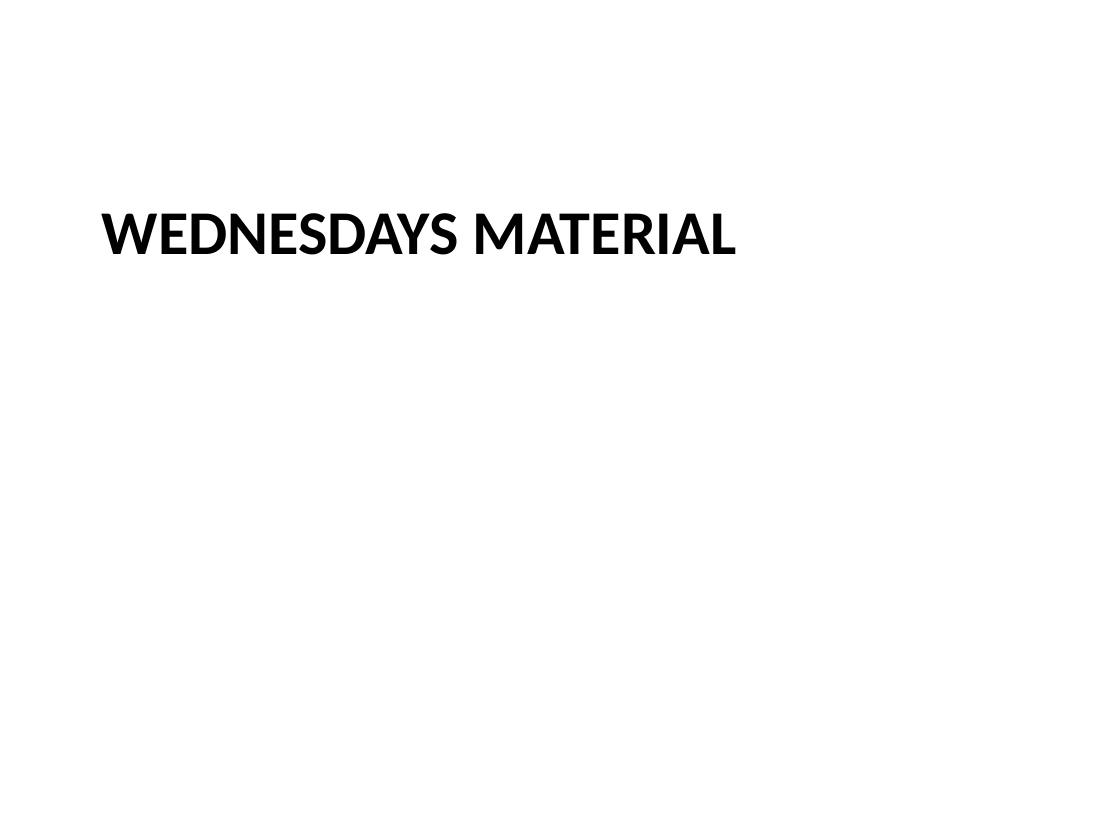
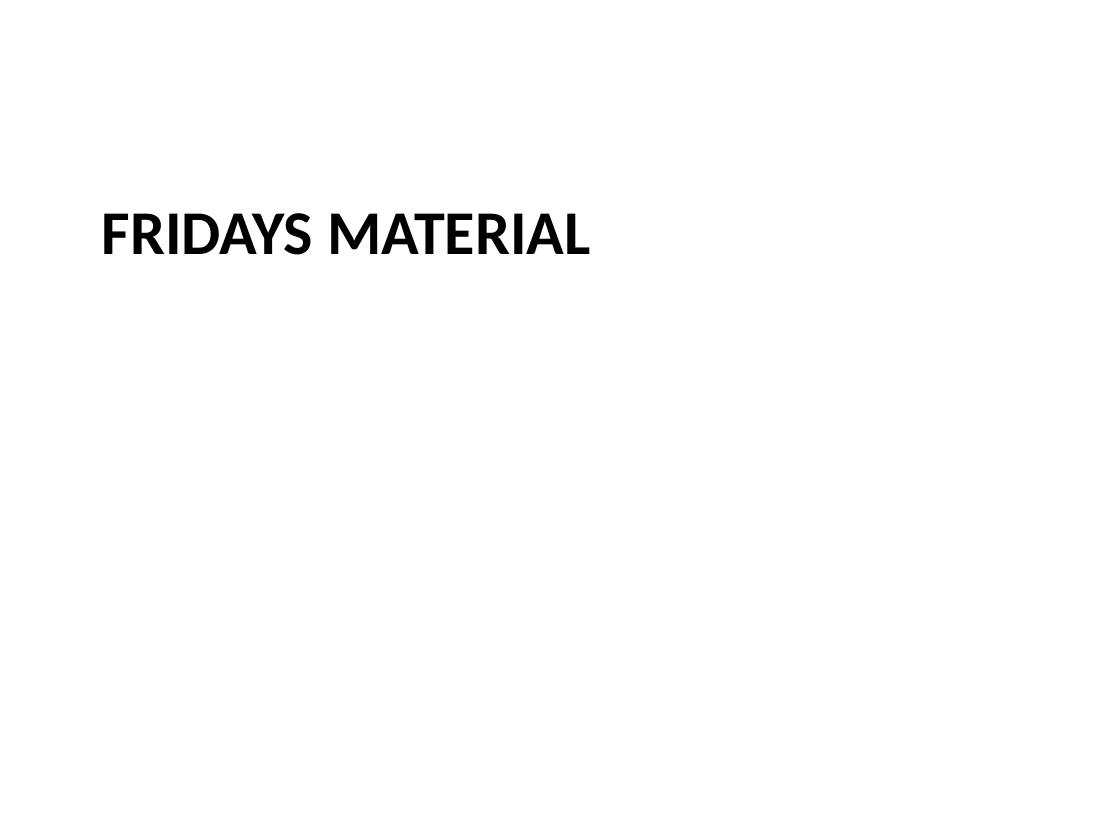
Before and after one commit to RHIT-CSSE/csse220, a slide deck: slide 16 of ClassMaterials/LinkedLists/Slides/LinkedLists.pptx (slide 23 before the commit). Drawn at 1120x840 pixels with LibreOffice and Linux fonts; fonts in the diff are those of the drawing. Boxes give left, top, right and bottom in pixels: in the first picture for what was removed or moved away, otherwise in the second. Text is boxed around its words. In the diff, an @@ line names an element or a change of style, - is before the commit and + after.

```diff
--- a/ClassMaterials/LinkedLists/Slides/LinkedLists.pptx
+++ b/ClassMaterials/LinkedLists/Slides/LinkedLists.pptx
@@ title at box(102, 213, 591, 255): text changed @@
-WEDNESDAYS MATERIAL
+FRIDAYS MATERIAL
```
Also in this commit, not shown: 3 other slides changed, 3 slides added, 9 slides removed, 1 other file.
